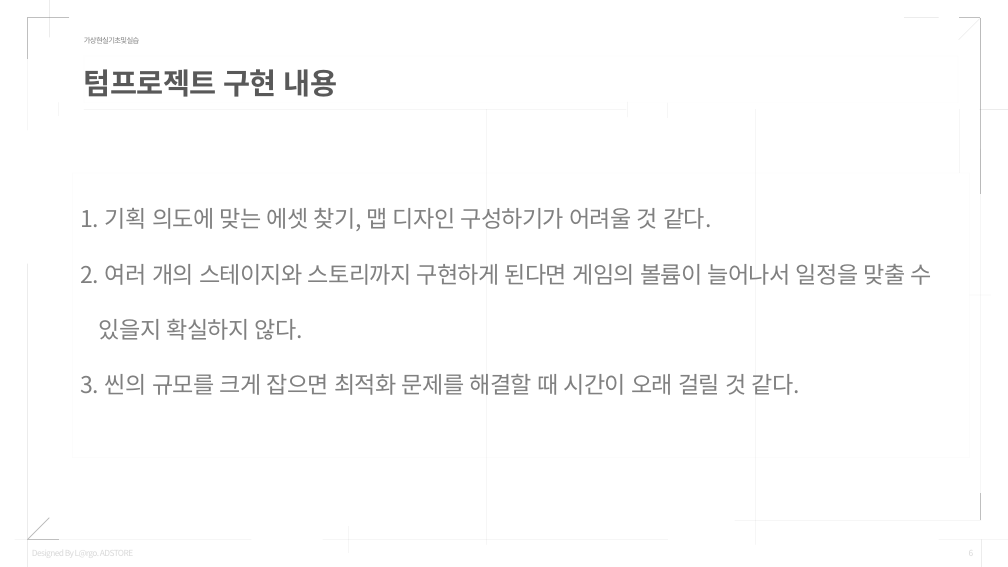
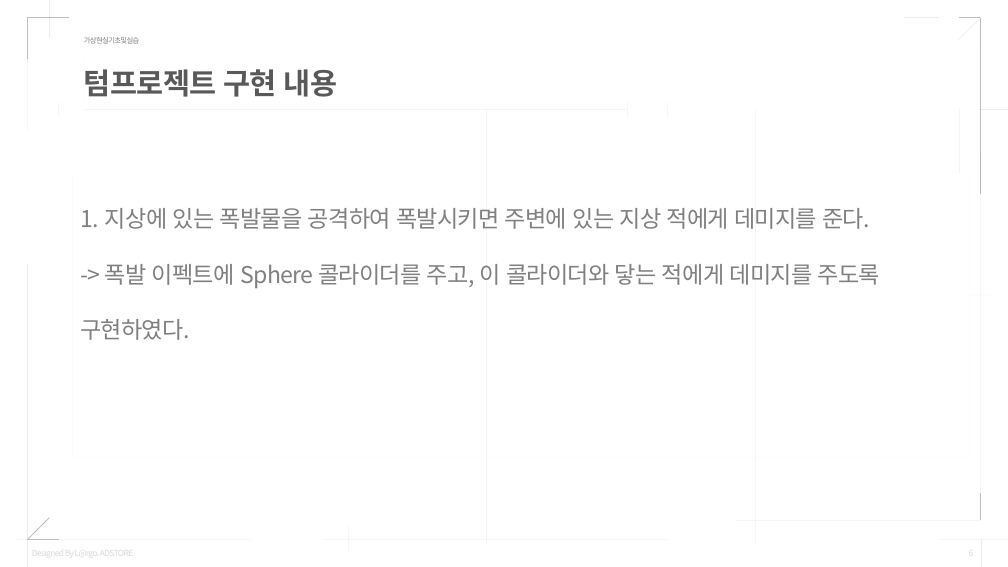
Before and after one commit to Mellow1213/VRProject_2022_1, a slide deck: slide 6 of 텀프로젝트_결과발표_20205220이바다20205262최예찬.pptx. Drawn at 1008x567 pixels with LibreOffice and Linux fonts; fonts in the diff are those of the drawing. Boxes give left, top, right and bottom in pixels: in the first picture for what was removed or moved away, otherwise in the second. Text is boxed around its words. In the diff, an @@ line names an element or a change of style, - is before the commit and + after.

Commit message:
피피티 구현 내용 수정

```diff
--- a/텀프로젝트_결과발표_20205220이바다20205262최예찬.pptx
+++ b/텀프로젝트_결과발표_20205220이바다20205262최예찬.pptx
@@ text at bbox=[80, 208, 880, 340]: text changed @@
-1. 기획 의도에 맞는 에셋 찾기, 맵 디자인 구성하기가 어려울 것 같다.
-2. 여러 개의 스테이지와 스토리까지 구현하게 된다면 게임의 볼륨이 늘어나서 일정을 맞출 수 있을지 확실하지 않다.
-3. 씬의 규모를 크게 잡으면 최적화 문제를 해결할 때 시간이 오래 걸릴 것 같다.
+1. 지상에 있는 폭발물을 공격하여 폭발시키면 주변에 있는 지상 적에게 데미지를 준다.
+-> 폭발 이펙트에 Sphere 콜라이더를 주고, 이 콜라이더와 닿는 적에게 데미지를 주도록 구현하였다.
```
